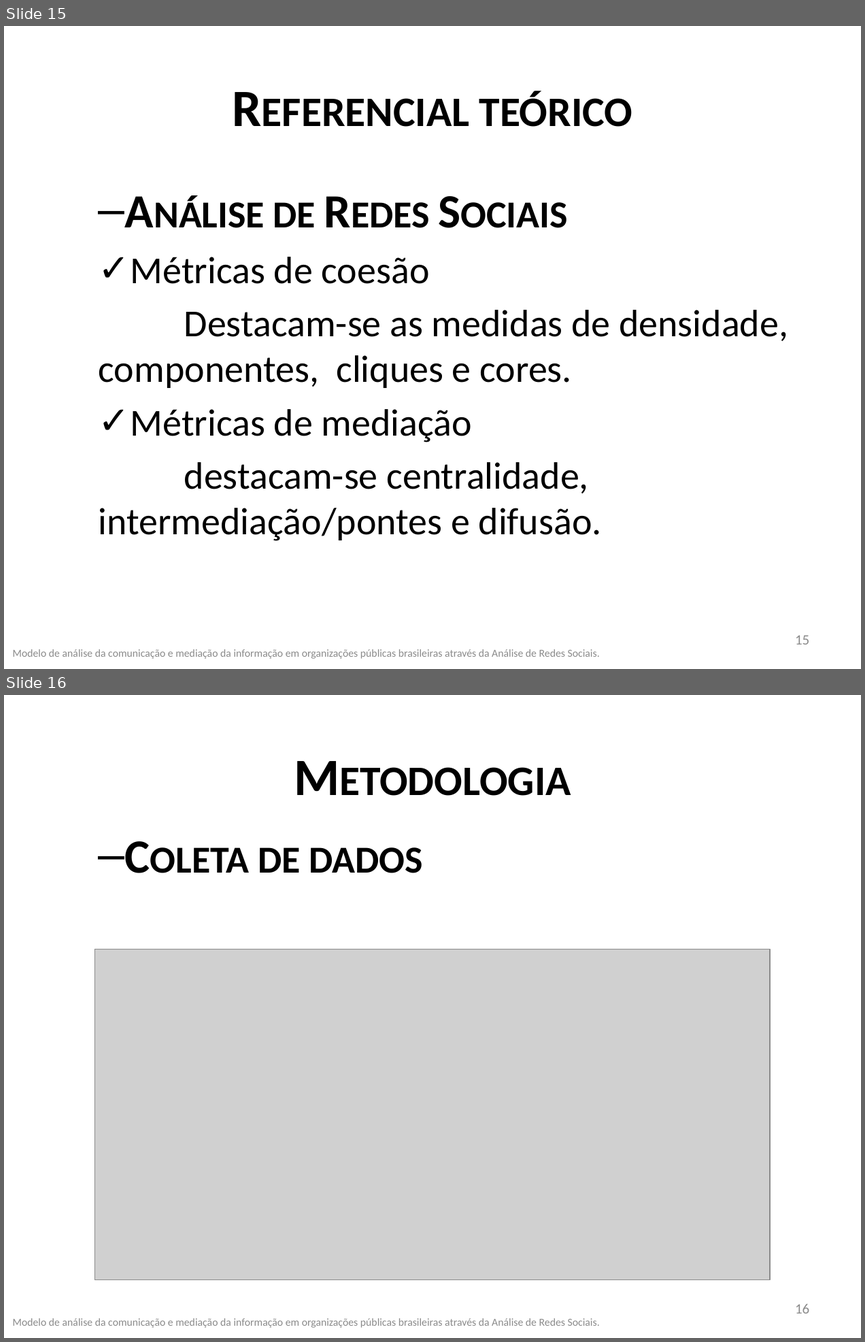
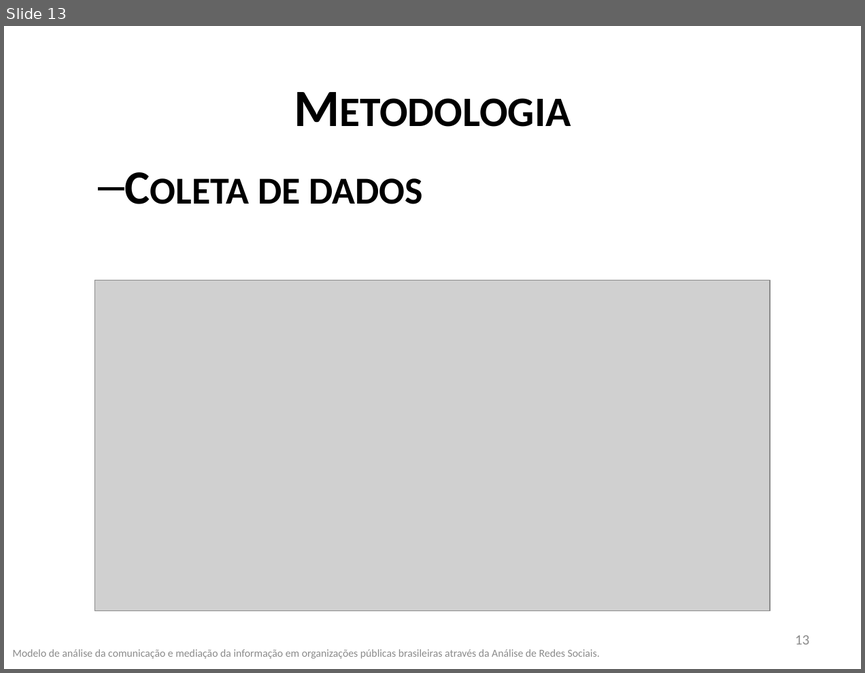
Before and after one commit to frubbs/analisador-dou, a slide deck: Dissertacao/Apresentação1.pptx. Shown one above the other, each under a label of ours: slides 15 and 16 before the commit, slide 13 after it. The pictures are 865x1342 and 865x673 pixels, drawn with LibreOffice and Linux fonts; fonts in the diff are those of the drawing; grey boxes stand for pictures. Boxes give left, top, right and bottom in pixels: in the first picture for what was removed or moved away, otherwise in the second. Text is boxed around its words. In the diff, an @@ line names an element or a change of style, - is before the commit and + after.

```diff
--- a/Dissertacao/Apresentação1.pptx
+++ b/Dissertacao/Apresentação1.pptx
@@ slide 15 removed at [4, 26, 861, 669], background #FFFFFF @@
@@ title removed at [479, 91, 633, 127] @@
-Referencial teórico
@@ text removed at [99, 202, 788, 541] @@
-  – Análise de Redes Sociais
-  ✓ Métricas de coesão
-  Destacam-se as medidas de densidade, componentes, cliques e cores.
-  ✓ Métricas de mediação
-  destacam-se centralidade, intermediação/pontes e difusão.
@@ page number removed at [795, 635, 809, 644] @@
-15
@@ text removed at [13, 649, 600, 658] @@
-Modelo de análise da comunicação e mediação da informação em organizações públicas brasileiras através da Análise de Redes Sociais.
@@ what was slide 16 is now slide 13 @@
@@ page number at [795, 635, 809, 644]: text changed @@
-16
+13
```
Also in this commit, not shown: 6 slides changed, 1 slide added, 3 other slides removed.
